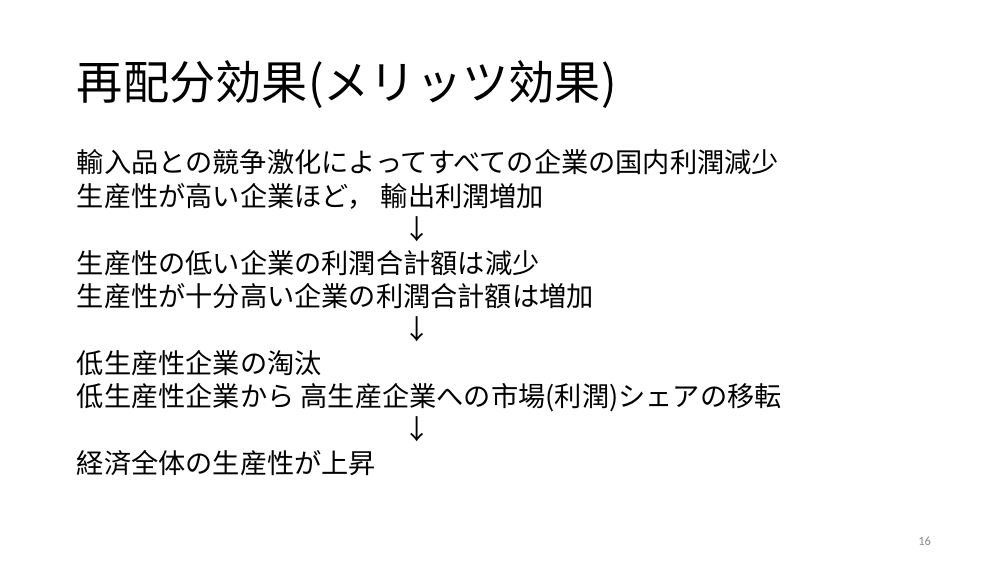
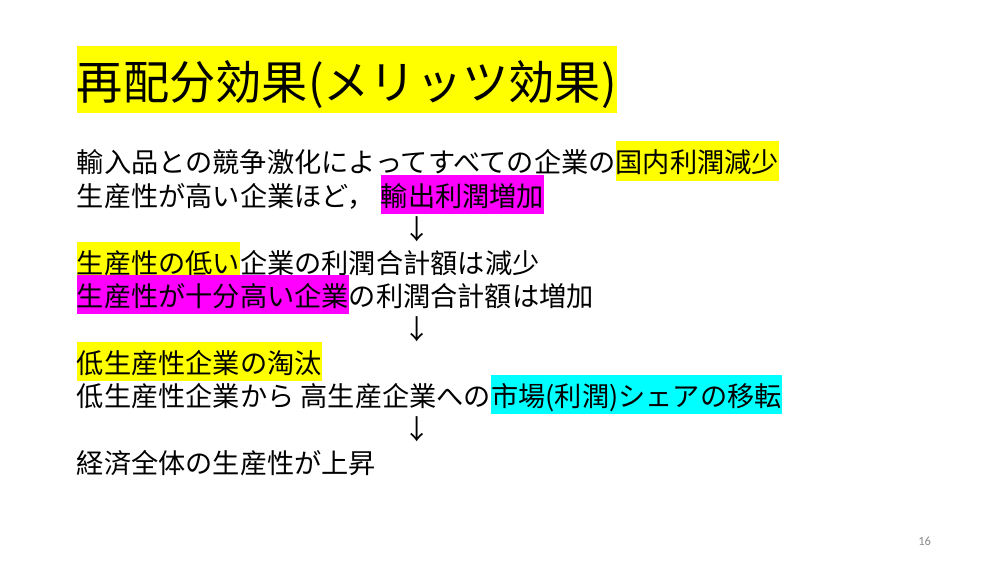
Before and after one commit to ayumu-tanaka/mof, a slide deck: slide 16 of slides/07新・新貿易理論.pptx. Drawn at 1008x567 pixels with LibreOffice and Linux fonts; fonts in the diff are those of the drawing. Boxes give left, top, right and bottom in pixels: in the first picture for what was removed or moved away, otherwise in the second. Text is boxed around its words. In the diff, an @@ line names an element or a change of style, - is before the commit and + after.

```diff
--- a/slides/07新・新貿易理論.pptx
+++ b/slides/07新・新貿易理論.pptx
@@ title "再配分効果(メリッツ効果)" at (77,60,617,108): highlight none to #FFFF00 @@
@@ text at (77,144,782,413): highlight none to #FFFF00 in "輸入品との競争激化によってすべての企業の国内利潤減少", "生産性の低い企業の利潤合計額は減少", "低生産性企業の淘汰"; highlight none to #FF00FF in "輸出利潤増加", "生産性が十分高い企業の利潤合計額は増加"; highlight none to #00FFFF in "高生産企業への市場(利潤)シェアの移転" @@
```
Also in this commit, not shown: 13 other slides changed, 1 other file.
